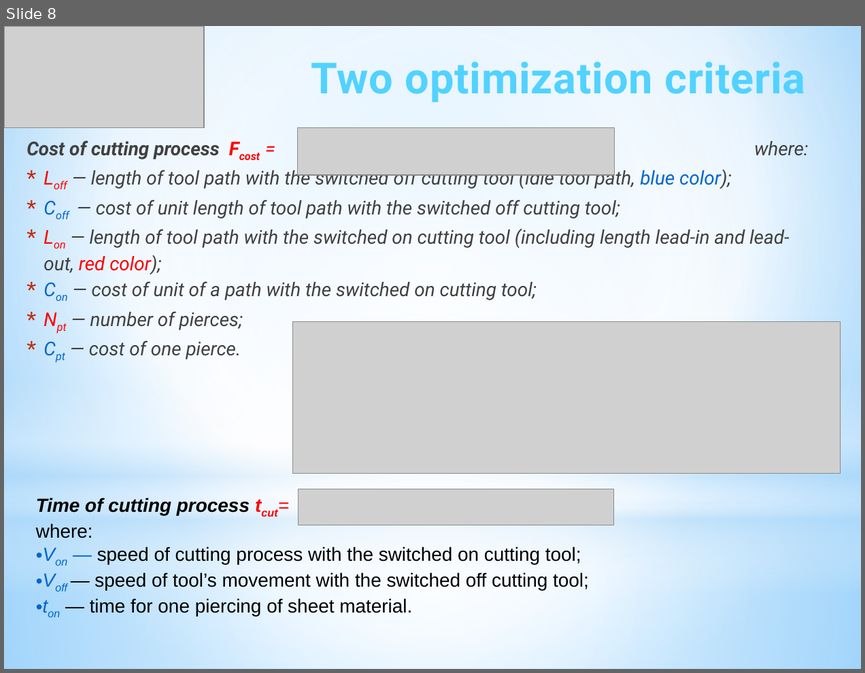
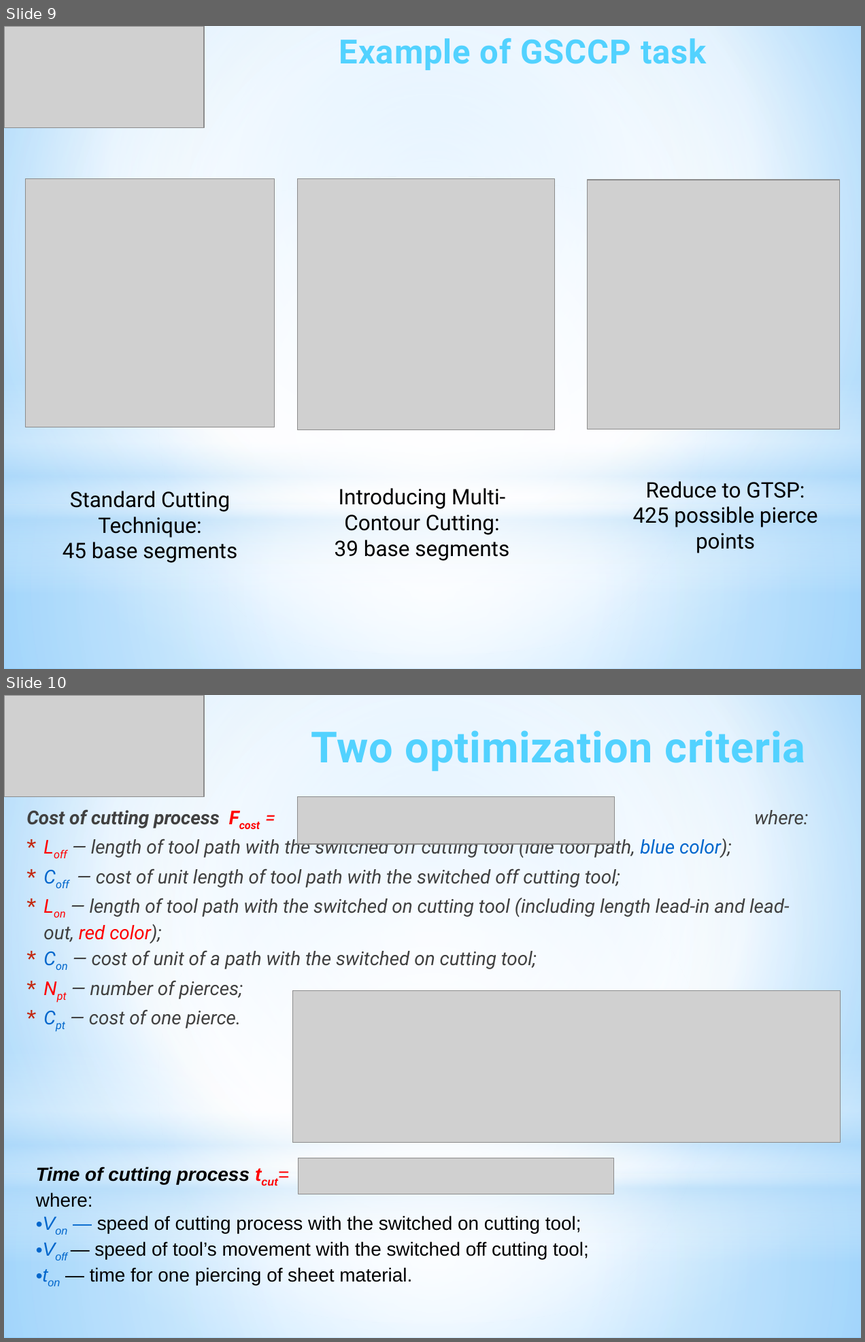
Before and after one commit to ukoloff/LaTeX, a slide deck: Optima2020/pptx/Report.pptx. Shown one above the other, each under a label of ours: slide 8 before the commit, slides 9 and 10 after it. The pictures are 865x673 and 865x1342 pixels, drawn with LibreOffice and Linux fonts; fonts in the diff are those of the drawing; grey boxes stand for pictures. Boxes give left, top, right and bottom in pixels: in the first picture for what was removed or moved away, otherwise in the second. Text is boxed around its words. In the diff, an @@ line names an element or a change of style, - is before the commit and + after.

Commit message:
Fix intro / conclusion

```diff
--- a/Optima2020/pptx/Report.pptx
+++ b/Optima2020/pptx/Report.pptx
@@ slide 9 added at box(4, 26, 861, 669), background gradient #9ED5FF to #FFFFFF to #5BB9FF; not listed: 4 template elements that a slide beside it also shows @@
@@ picture added at box(4, 26, 204, 128) @@
@@ text added at box(339, 38, 706, 70), 28 pt, text gradient #52D2FF to #20A0CE, bold @@
+Example of GSCCP task
@@ picture added at box(26, 178, 275, 427) @@
@@ picture added at box(298, 178, 555, 429) @@
@@ picture added at box(587, 180, 839, 429) @@
@@ text added at box(62, 490, 237, 563), 18 pt, text #000000 @@
+Standard Cutting Technique:
+45 base segments
@@ text added at box(334, 488, 509, 560), 18 pt, text #000000 @@
+Introducing Multi-Contour Cutting:
+39 base segments
@@ text added at box(633, 481, 818, 553), 18 pt, text #000000 @@
+Reduce to GTSP:
+425 possible pierce points
@@ what was slide 8 is now slide 10 @@
```
Also in this commit, not shown: 5 slides changed, 2 other slides added.
